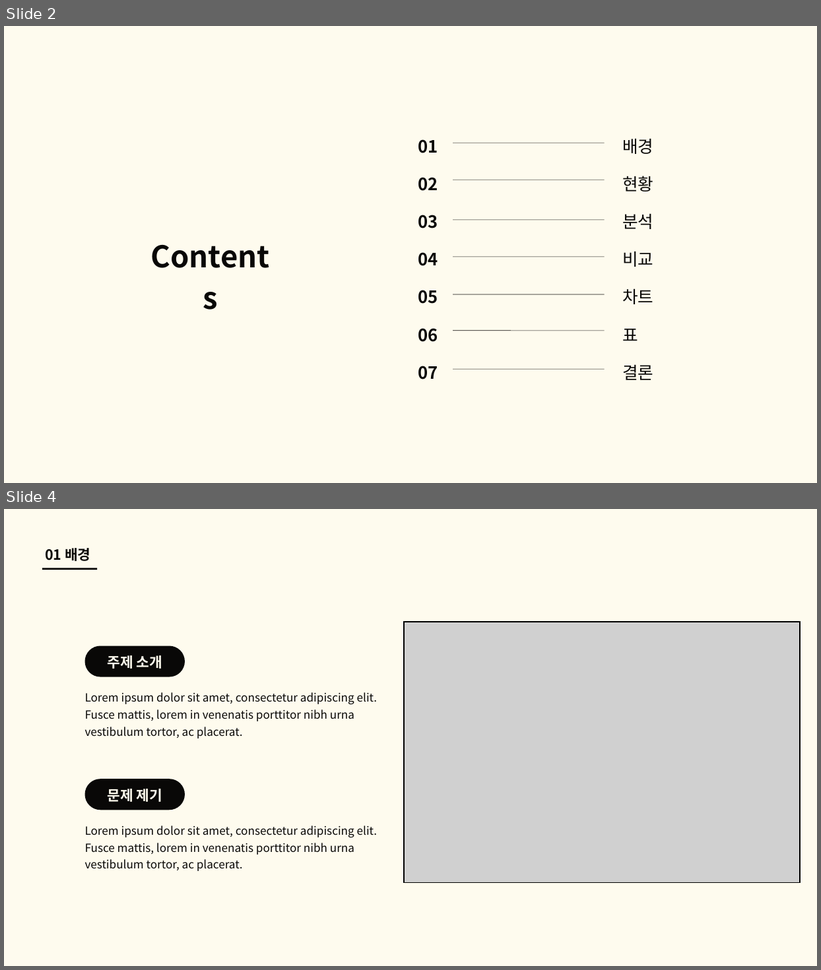
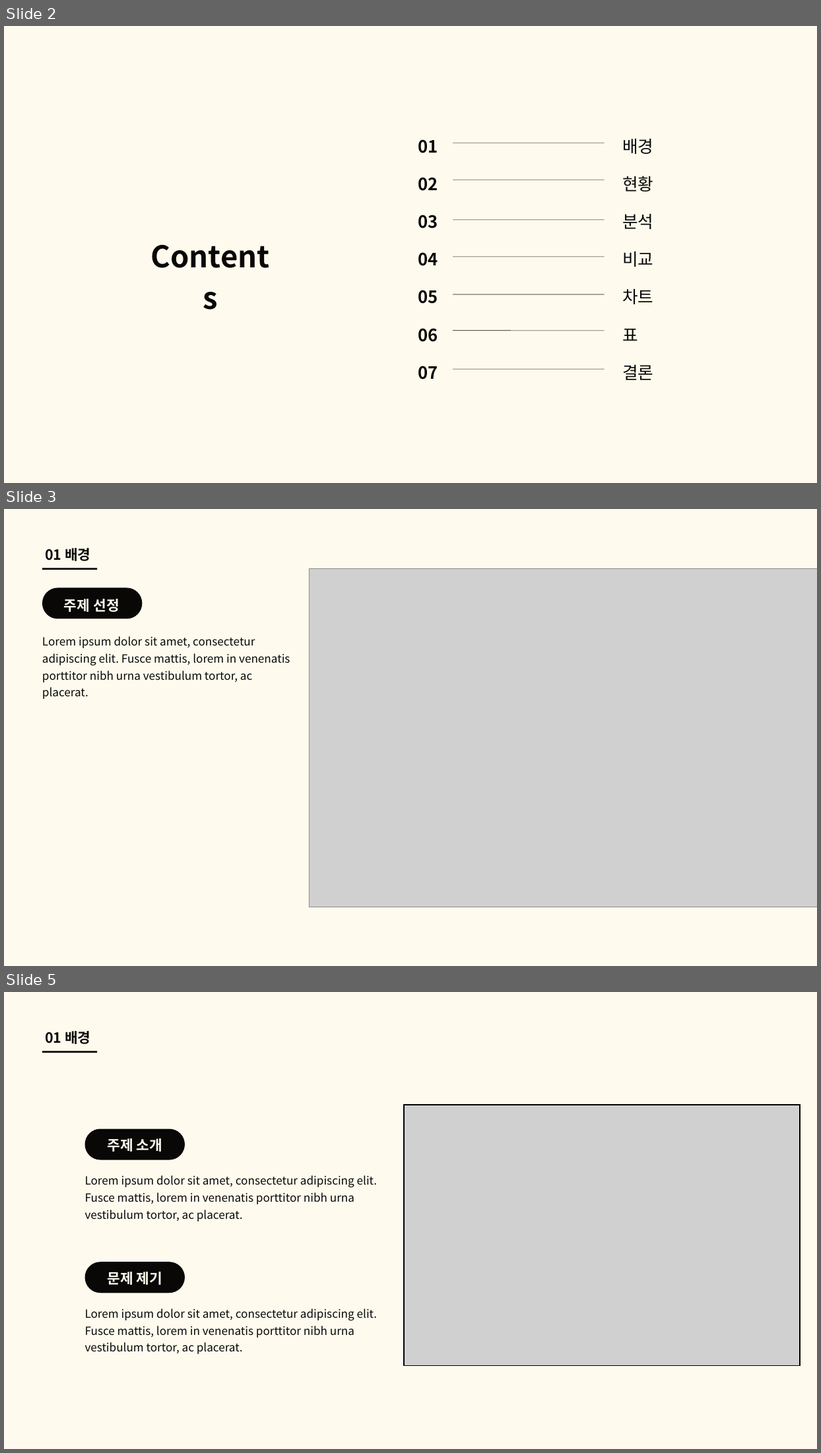
Before and after one commit to good-thing/CargoDriver, a slide deck: 알고리즘 3팀 화물차 알고리즘.pptx. Shown one above the other, each under a label of ours: slides 2 and 4 before the commit, slides 2, 3 and 5 after it; the slides between them are not shown. The pictures are 821x970 and 821x1453 pixels, drawn with LibreOffice and Linux fonts; fonts in the diff are those of the drawing; grey boxes stand for pictures. Boxes give left, top, right and bottom in pixels: in the first picture for what was removed or moved away, otherwise in the second. Text is boxed around its words. In the diff, an @@ line names an element or a change of style, - is before the commit and + after.

```diff
--- a/알고리즘 3팀 화물차 알고리즘.pptx
+++ b/알고리즘 3팀 화물차 알고리즘.pptx
@@ slide 3 added at box(4, 509, 817, 966), background #FEFBEE @@
@@ text added at box(45, 548, 90, 561), 25 pt, text #090807, bold @@
+01 배경
@@ line added from (42, 569) to (97, 569), #090807 3 pt @@
@@ picture added at box(309, 568, 817, 907) @@
@@ freeform shape added at box(42, 588, 142, 619), fill #090807 @@
@@ text added at box(63, 599, 120, 612), 25 pt, text #FEFBEE, bold @@
+주제 선정
@@ text added at box(42, 636, 290, 699), 20 pt, text #090807 @@
+Lorem ipsum dolor sit amet, consectetur adipiscing elit. Fusce mattis, lorem in venenatis porttitor nibh urna vestibulum tortor, ac placerat.
@@ what was slide 4 is now slide 5 @@
```
Also in this commit, not shown: 1 slide changed, 2 other slides added, 6 other files.
